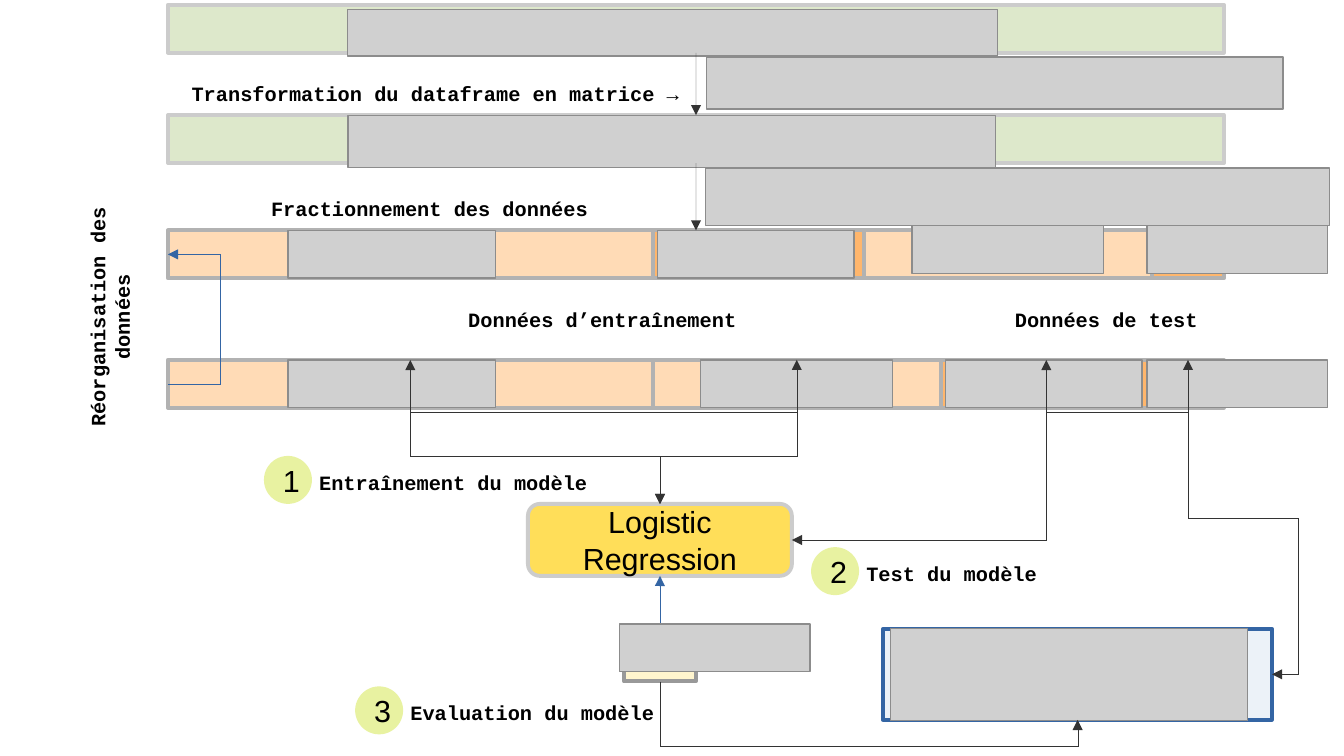
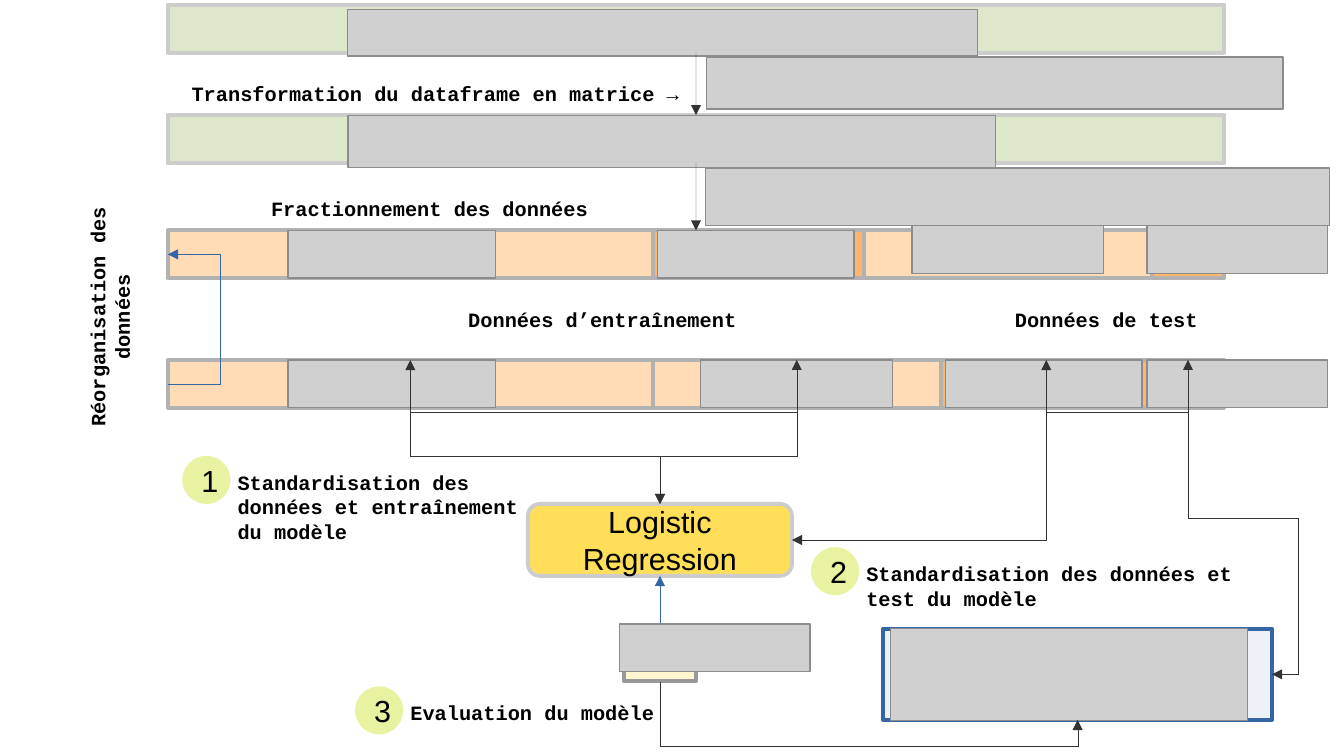
Before and after one commit to Zedfst/Linear_Regression, a slide deck: slide 1 of src/train_test_split.odp. Drawn at 1344x756 pixels with LibreOffice and Linux fonts; fonts in the diff are those of the drawing; grey boxes stand for pictures. Boxes give left, top, right and bottom in pixels: in the first picture for what was removed or moved away, otherwise in the second. Text is boxed around its words. In the diff, an @@ line names an element or a change of style, - is before the commit and + after.

Commit message:
Updated train_test_split schema

```diff
--- a/src/train_test_split.odp
+++ b/src/train_test_split.odp
@@ picture resized from (x1=348, y1=10, x2=998, y2=56) to (x1=348, y1=10, x2=978, y2=56) @@
@@ ellipse "1" moved from (x1=265, y1=456, x2=312, y2=504) to (x1=183, y1=456, x2=231, y2=504) @@
@@ text at (x1=238, y1=476, x2=518, y2=540): text changed @@
-Entraînement du modèle
+Standardisation des données et entraînement du modèle
@@ text at (x1=866, y1=567, x2=1231, y2=607): text changed @@
-Test du modèle
+Standardisation des données et test du modèle
```
Also in this commit, not shown: 2 other files.
